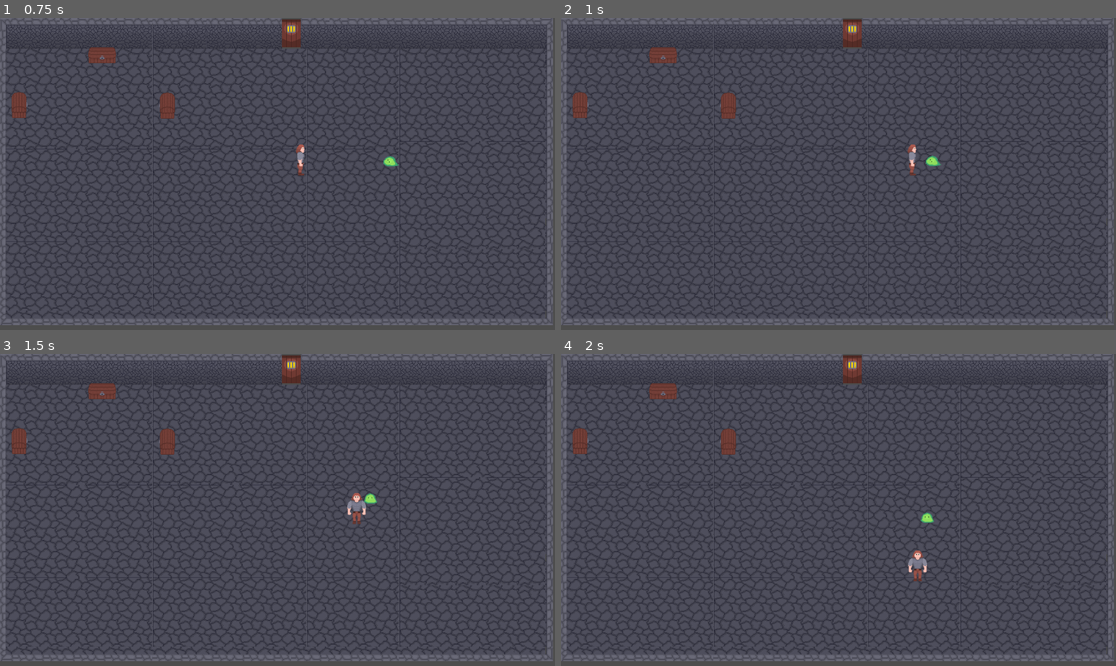
Above: before the commit, frames 1-4 (two rows, left to right).
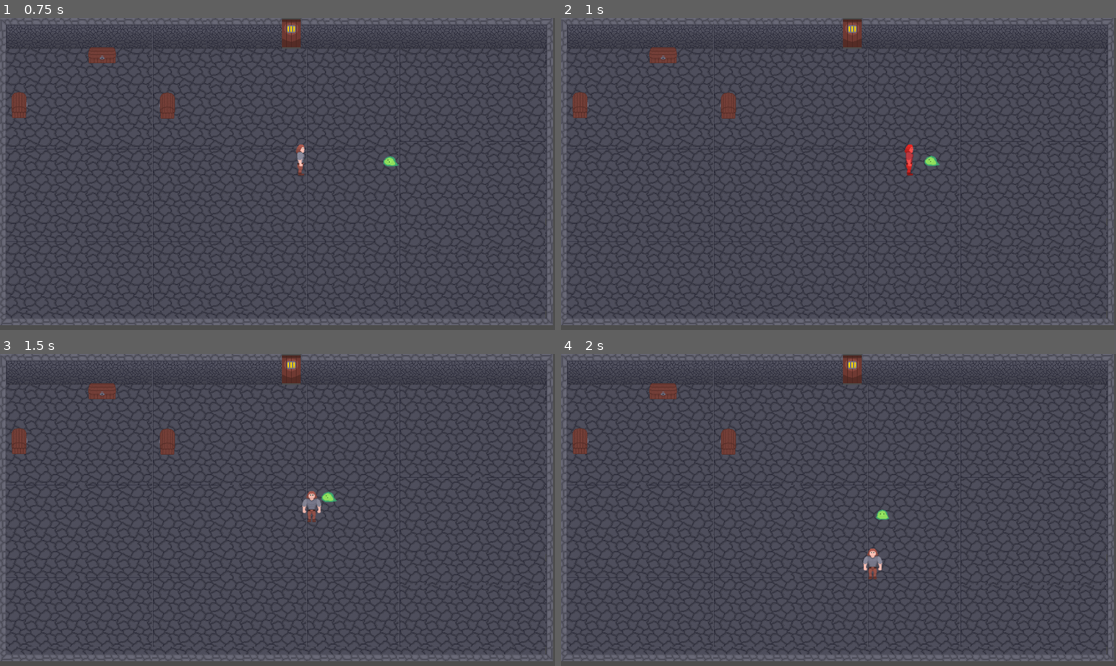
Above: after the commit, the same moments.

Repository: EsderJ10/proyecto-lqs
Game: Godot game, scene res://Scenes/test_room.tscn
Two runs of this game, one before a commit and one after it. Both use one fixed random seed, a clock stepped at 60 frames per second and the inputs below.
Inputs (mouse positions are in pixels of both pictures, inside the frame that each line leads up to):
- Up to frame 1 (0.75 s): move the mouse to (399, 158) at 0.52 s; hold Right (move_right) from 0.53 s (still down); tap E (open_chest) at 0.6 s
- Up to frame 2 (1 s): keep holding Right (move_right)
- Up to frame 3 (1.5 s): move the mouse to (166, 525) at 1.27 s; release Right (move_right) at 1.28 s; hold Down (move_down) from 1.28 s (still down); click (166, 525) at 1.35 s
- Up to frame 4 (2 s): keep holding Down (move_down)

Frame 1 is identical in both runs. In frame 2, 0.2% of the frame differs, in the area x 61-69%, y 40-51%; in frame 3, 0.5%, in the area x 54-68%, y 43-55%; in frame 4, 0.5%.

Commit message:
Implemented attack() in slime #22

Diff:
--- a/Scenes/slime.tscn
+++ b/Scenes/slime.tscn
@@ -79,6 +79,9 @@
 
 [node name="StunTimer" type="Timer" parent="."]
 
+[node name="AttackCooldownTimer" type="Timer" parent="."]
+
 [connection signal="body_entered" from="DetectionArea" to="." method="_on_detection_area_body_entered"]
 [connection signal="body_exited" from="DetectionArea" to="." method="_on_detection_area_body_exited"]
 [connection signal="timeout" from="StunTimer" to="." method="_on_stun_timer_timeout"]
+[connection signal="timeout" from="AttackCooldownTimer" to="." method="_on_attack_cooldown_timer_timeout"]
--- a/Scripts/Enemies/slime.gd
+++ b/Scripts/Enemies/slime.gd
@@ -1,5 +1,8 @@
 extends CharacterBody2D
 class_name Slime
+
+# Signals
+signal slime_died
 
 # Properties
 @export_group("Movement")
@@ -8,15 +11,22 @@
 @export var follow_smoothing: float = 5.0
 
 @export_group("Combat")
+@export var damage: int = 1
+@export var attack_cooldown: float = 1.0
+@export var stun_time: float = 0.2
+@export var attack_range: float = 60.0
+
+@export_group("Health")
 @export var health_points: int = 5
-@export var knockback_force: float = 200.0
-@export var stun_time: float = 0.2
+@export var hit_knockback_force: float = 200.0
+@export var hit_flash_duration: float = 0.15
 
 # Nodes references
 @onready var animated_sprite: AnimatedSprite2D = $AnimatedSprite2D
 @onready var detection_area: Area2D = $DetectionArea
 @onready var collision_shape: CollisionShape2D = $DetectionArea/CollisionShape2D
 @onready var stun_timer: Timer = $StunTimer
+@onready var attack_cooldown_timer: Timer = $AttackCooldownTimer
 
 # State Machine
 enum SlimeState { IDLE, CHASING, STUNNED, DEAD }
@@ -25,22 +35,26 @@
 var current_state: SlimeState = SlimeState.IDLE
 var player: Player = null
 var target_velocity: Vector2 = Vector2.ZERO
+var can_attack: bool = true
 
 func _ready() -> void:
+	# Configure timers
 	stun_timer.wait_time = stun_time
+	attack_cooldown_timer.wait_time = attack_cooldown
 
 func _physics_process(delta: float) -> void:
 	match current_state:
 		SlimeState.DEAD:
 			return
 		SlimeState.STUNNED:
-			# Apply friction when is stunned
+			# Apply friction when stunned
 			velocity = velocity.lerp(Vector2.ZERO, 0.1)
-			move_and_slide()
-			return
 		SlimeState.CHASING:
-			if player:
+			if player and is_instance_valid(player):
 				chase_player(delta)
+				# Try to attack if close enough and can attack
+				if can_attack and global_position.distance_to(player.global_position) <= attack_range:
+					attack_player()
 			else:
 				transition_to_state(SlimeState.IDLE)
 		SlimeState.IDLE:
@@ -51,7 +65,12 @@
 	update_animation()
 
 func chase_player(delta: float) -> void:
-	var direction_to_player = (player.position - position).normalized()
+	if not is_instance_valid(player):
+		player = null
+		transition_to_state(SlimeState.IDLE)
+		return
+
+	var direction_to_player = (player.global_position - global_position).normalized()
 	target_velocity = direction_to_player * speed
 
 	velocity = velocity.lerp(target_velocity, delta * follow_smoothing)
@@ -62,14 +81,15 @@
 
 func update_animation() -> void:
 	if current_state == SlimeState.DEAD:
-		#animated_sprite.play("death") TODO: Death Animation
+		# TODO: DEAD Animation
 		return
-
 	# Determine animation based on movement direction
 	if velocity.length() > 10:
 		animated_sprite.play(get_direction_name(velocity))
-	#else:
-		#animated_sprite.play("idle") TODO: Idle Animation
+	else:
+		# Use the last direction when idle
+		var face_direction = get_player_direction() if player and is_instance_valid(player) else Vector2.DOWN
+		animated_sprite.play(get_direction_name(face_direction))
 
 func get_direction_name(direction: Vector2) -> String:
 	# Get cardinal direction name based on vector2
@@ -77,6 +97,11 @@
 		return "right" if direction.x > 0 else "left"
 	else:
 		return "down" if direction.y > 0 else "up"
+
+func get_player_direction() -> Vector2:
+	if player and is_instance_valid(player):
+		return (player.global_position - global_position).normalized()
+	return Vector2.DOWN
 
 func _on_detection_area_body_entered(body: Node2D) -> void:
 	if body is Player and current_state != SlimeState.DEAD:
@@ -94,6 +119,9 @@
 
 	health_points -= damage_received
 
+	# Flash effect on hit
+	flash_on_hit()
+
 	if health_points <= 0:
 		die()
 		return
@@ -102,33 +130,62 @@
 	transition_to_state(SlimeState.STUNNED)
 	stun_timer.start()
 
+func flash_on_hit() -> void:
+	# Hit flash effect
+	animated_sprite.modulate = Color(1.5, 1.5, 1.5, 1)  # Bright white flash
+
+	# Return to normal after a short duration
+	var tween = create_tween()
+	tween.tween_property(animated_sprite, "modulate", Color(1, 1, 1, 1), hit_flash_duration)
+
 func apply_knockback() -> void:
-	if player:
-		var knockback_direction = (position - player.position).normalized()
-		velocity = knockback_direction * knockback_force
+	if player and is_instance_valid(player):
+		var knockback_direction = (global_position - player.global_position).normalized()
+		velocity = knockback_direction * hit_knockback_force
+
+func attack_player() -> void:
+	if not player or not is_instance_valid(player) or current_state == SlimeState.DEAD:
+		return
+
+	# Cooldown
+	can_attack = false
+	attack_cooldown_timer.start()
+
+	player.take_damage(damage, global_position)
+
+	var lunge_direction = get_player_direction()
+	velocity += lunge_direction * 100
 
 func _on_stun_timer_timeout() -> void:
 	if current_state == SlimeState.STUNNED:
-		transition_to_state(SlimeState.CHASING if player else SlimeState.IDLE)
+		transition_to_state(SlimeState.CHASING if player and is_instance_valid(player) else SlimeState.IDLE)
+
+func _on_attack_cooldown_timer_timeout() -> void:
+	can_attack = true
 
 func die() -> void:
 	transition_to_state(SlimeState.DEAD)
 	collision_shape.set_deferred("disabled", true)
+	set_collision_layer_value(1, false)  # Disable collisions
 
-	# Create tween for fade out effect
+	# Emit signal
+	slime_died.emit()
+
+	# Fade out effect
 	var tween = create_tween()
 	tween.tween_property(animated_sprite, "modulate", Color(1, 1, 1, 0), 0.5)
 	tween.tween_callback(queue_free)
 
 func transition_to_state(new_state: SlimeState) -> void:
+	# Exit current state
 	match current_state:
 		SlimeState.STUNNED:
-			animated_sprite.modulate = Color(1, 1, 1) # TODO: Change for VFX?
+			animated_sprite.modulate = Color(1, 1, 1) # Reset color
 
 	# Update the state
 	current_state = new_state
 
-	# New State
+	# Enter new state
 	match new_state:
 		SlimeState.STUNNED:
-			animated_sprite.modulate = Color(1, 0.5, 0.5)  # TODO: Change for VFX?
+			animated_sprite.modulate = Color(1, 0.5, 0.5)  # Red tint when stunned
